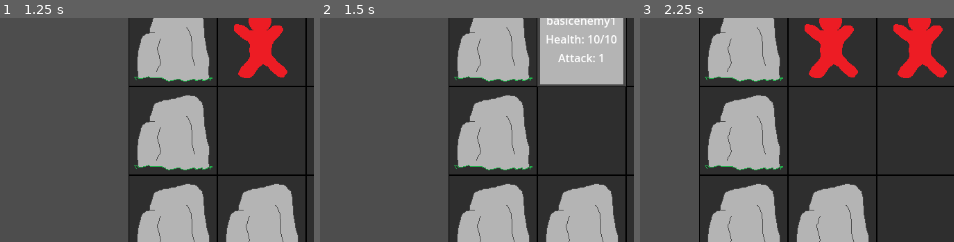
Above: before the commit, frames 1-3 (left to right).
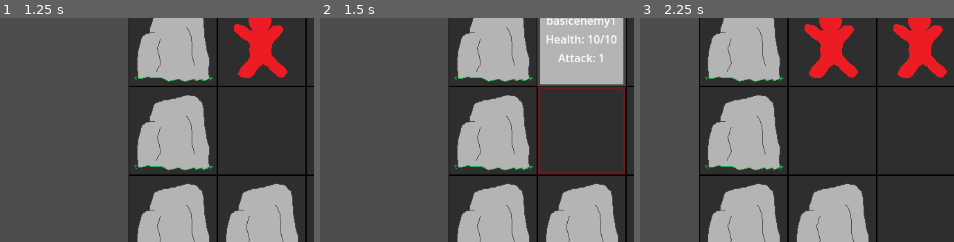
Above: after the commit, the same moments.

Repository: Wayl123/CardPuzzleGame
Game: Godot game, scene res://scene/test_map.tscn
Same seed, same stepped clock (60 frames per second), same inputs: the game is played once before the commit and once after it.
Inputs (mouse positions are % of the whole screen's width and height, from its top left):
- Up to frame 1 (1.25 s): click (49, 30) at 0.52 s
- Up to frame 2 (1.5 s): click (49, 10) at 1.27 s
- Up to frame 3 (2.25 s): tap Enter at 2 s; move the mouse to (92, 45) at 2.02 s; hold D (RightButton) from 2.03 s (still down); click (92, 45) at 2.1 s
The pictures show only the part of the screen within x 8-58%, y 5-55%; the shares and areas given below are measured in that part.

Frame 1 is identical in both runs. In frame 2, 1.2% of the frame differs, in the area x 69-98%, y 30-71%; in frame 3, nothing differs.

Commit message:
Add attack range indication on hover #2

Diff:
--- /dev/null
+++ b/scene/attack_range.tscn
@@ -0,0 +1,12 @@
+[gd_scene load_steps=2 format=3 uid="uid://bgnxeo1bife03"]
+
+[ext_resource type="Texture2D" uid="uid://copymfiuetuwc" path="res://image/active_attack_range.png" id="1_nbv2h"]
+
+[node name="Range" type="Node2D"]
+
+[node name="ActiveRange" type="Sprite2D" parent="."]
+position = Vector2(64, 64)
+texture = ExtResource("1_nbv2h")
+
+[node name="InactiveRange" type="Sprite2D" parent="."]
+visible = false
--- a/scene/test_map.tscn
+++ b/scene/test_map.tscn
@@ -278,7 +278,7 @@
 position = Vector2(64, 64)
 texture = ExtResource("1_fakr7")
 
-[node name="Content" type="TextureButton" parent="MapGrid/GridNode12" groups=["Fog1"]]
+[node name="Content" type="TextureButton" parent="MapGrid/GridNode12" groups=["Fog1", "TargetableNode"]]
 layout_mode = 2
 disabled = true
 script = ExtResource("2_q3xh8")
@@ -304,7 +304,7 @@
 position = Vector2(64, 64)
 texture = ExtResource("1_fakr7")
 
-[node name="Content" type="TextureButton" parent="MapGrid/GridNode13" groups=["Fog1"]]
+[node name="Content" type="TextureButton" parent="MapGrid/GridNode13" groups=["Fog1", "TargetableNode"]]
 layout_mode = 2
 disabled = true
 script = ExtResource("2_q3xh8")
@@ -330,7 +330,7 @@
 position = Vector2(64, 64)
 texture = ExtResource("1_fakr7")
 
-[node name="Content" type="TextureButton" parent="MapGrid/GridNode14" groups=["Fog1"]]
+[node name="Content" type="TextureButton" parent="MapGrid/GridNode14" groups=["Fog1", "TargetableNode"]]
 layout_mode = 2
 disabled = true
 script = ExtResource("2_q3xh8")
@@ -400,7 +400,7 @@
 position = Vector2(64, 64)
 texture = ExtResource("1_fakr7")
 
-[node name="Content" type="TextureButton" parent="MapGrid/GridNode17"]
+[node name="Content" type="TextureButton" parent="MapGrid/GridNode17" groups=["TargetableNode"]]
 layout_mode = 2
 script = ExtResource("2_q3xh8")
 
@@ -421,7 +421,7 @@
 position = Vector2(64, 64)
 texture = ExtResource("1_fakr7")
 
-[node name="Content" type="TextureButton" parent="MapGrid/GridNode18"]
+[node name="Content" type="TextureButton" parent="MapGrid/GridNode18" groups=["TargetableNode"]]
 layout_mode = 2
 script = ExtResource("2_q3xh8")
 
@@ -442,7 +442,7 @@
 position = Vector2(64, 64)
 texture = ExtResource("1_fakr7")
 
-[node name="Content" type="TextureButton" parent="MapGrid/GridNode19"]
+[node name="Content" type="TextureButton" parent="MapGrid/GridNode19" groups=["TargetableNode"]]
 layout_mode = 2
 script = ExtResource("2_q3xh8")
 
@@ -507,7 +507,7 @@
 position = Vector2(64, 64)
 texture = ExtResource("1_fakr7")
 
-[node name="Content" type="TextureButton" parent="MapGrid/GridNode22"]
+[node name="Content" type="TextureButton" parent="MapGrid/GridNode22" groups=["TargetableNode"]]
 layout_mode = 2
 texture_normal = ExtResource("2_ij6q1")
 script = ExtResource("2_q3xh8")
@@ -529,7 +529,7 @@
 position = Vector2(64, 64)
 texture = ExtResource("1_fakr7")
 
-[node name="Content" type="TextureButton" parent="MapGrid/GridNode23"]
+[node name="Content" type="TextureButton" parent="MapGrid/GridNode23" groups=["TargetableNode"]]
 layout_mode = 2
 script = ExtResource("2_q3xh8")
 
@@ -550,7 +550,7 @@
 position = Vector2(64, 64)
 texture = ExtResource("1_fakr7")
 
-[node name="Content" type="TextureButton" parent="MapGrid/GridNode24"]
+[node name="Content" type="TextureButton" parent="MapGrid/GridNode24" groups=["TargetableNode"]]
 layout_mode = 2
 script = ExtResource("2_q3xh8")
 
@@ -615,7 +615,7 @@
 position = Vector2(64, 64)
 texture = ExtResource("1_fakr7")
 
-[node name="Content" type="TextureButton" parent="MapGrid/GridNode27"]
+[node name="Content" type="TextureButton" parent="MapGrid/GridNode27" groups=["TargetableNode"]]
 layout_mode = 2
 script = ExtResource("2_q3xh8")
 
@@ -659,7 +659,7 @@
 position = Vector2(64, 64)
 texture = ExtResource("1_fakr7")
 
-[node name="Content" type="TextureButton" parent="MapGrid/GridNode29"]
+[node name="Content" type="TextureButton" parent="MapGrid/GridNode29" groups=["TargetableNode"]]
 layout_mode = 2
 script = ExtResource("2_q3xh8")
 
--- a/scripts/Enemy.gd
+++ b/scripts/Enemy.gd
@@ -3,6 +3,7 @@
 @export var enemy_id: String
 
 var HOVERTOOLTIP = preload("res://scene/hover_tooltip.tscn")
+var RANGE = preload("res://scene/attack_range.tscn")
 var data = {}
 
 func _ready():
@@ -19,7 +20,6 @@
 func _on_mouse_entered():
 	var hoverTooltip = HOVERTOOLTIP.instantiate()
 
-	hoverTooltip.set_position(position)
 	hoverTooltip.set_visible(false)
 
 	add_child(hoverTooltip)
@@ -30,6 +30,15 @@
 		get_node("HoverTooltip/TooltipItems/Health").set_text(str("Health: ", data["health"], "/", data["max-health"]))
 		get_node("HoverTooltip/TooltipItems/Attack").set_text(str("Attack: ", data["attack"]))
 		get_node("HoverTooltip").set_visible(true)
+
+		for range in data["range"]:
+			var targetPos = Vector2(range[0], range[1]) * 128
+			var targetGlobalPos = global_position + targetPos
+			for targetNode in get_tree().get_nodes_in_group("TargetableNode"):
+				if targetNode.get_global_position() == targetGlobalPos:
+					var attackRange = RANGE.instantiate()
+					attackRange.set_position(targetPos)
+					get_node("HoverTooltip").add_child(attackRange)
 
 func _on_mouse_exited():
 	if not Rect2(Vector2(), size).has_point(get_local_mouse_position()):
